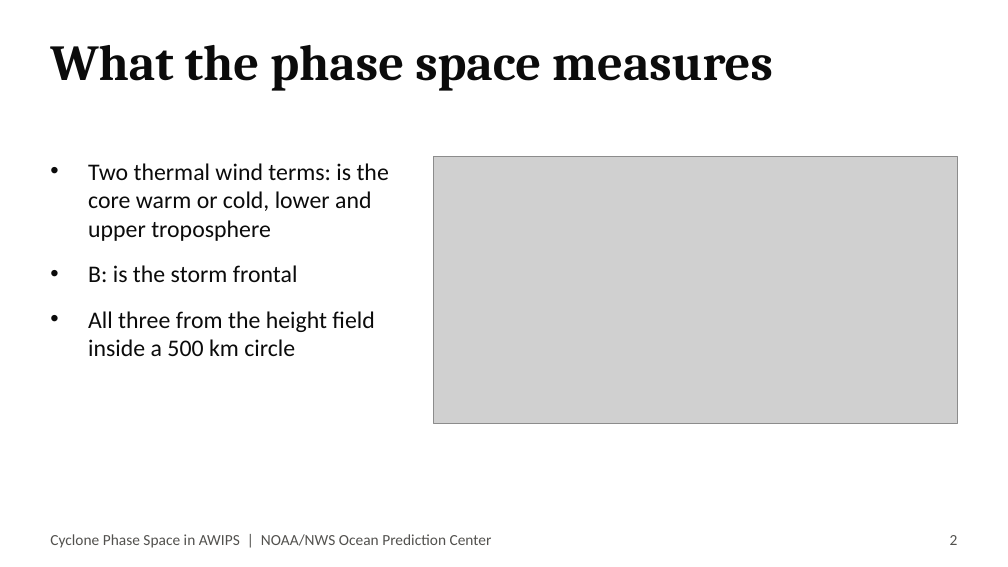
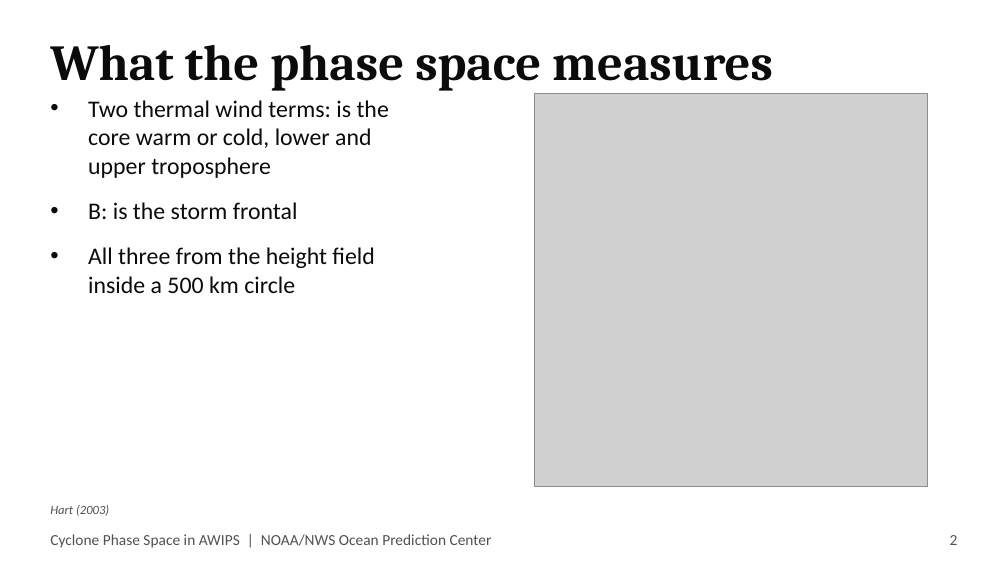
Before and after one commit to jkrek17/awips-tools, a slide deck: slide 2 of D2D/docs/TALK.pptx. Drawn at 1008x567 pixels with LibreOffice and Linux fonts; fonts in the diff are those of the drawing; grey boxes stand for pictures. Boxes give left, top, right and bottom in pixels: in the first picture for what was removed or moved away, otherwise in the second. Text is boxed around its words. In the diff, an @@ line names an element or a change of style, - is before the commit and + after.

```diff
--- a/D2D/docs/TALK.pptx
+++ b/D2D/docs/TALK.pptx
@@ text "Two thermal wind terms: is ...": place and size @@
-text "Two thermal wind terms: is ..." at (88,163,389,356)
+text "Two thermal wind terms: is ..." at (88,100,389,293)
@@ picture: place and size @@
-picture at (433,156,958,423)
+picture at (534,94,927,487)
@@ text added at (50,505,109,516), 9 pt, text #52514E, italic @@
+Hart (2003)
```
Also in this commit, not shown: 9 other slides changed, 1 other file.
